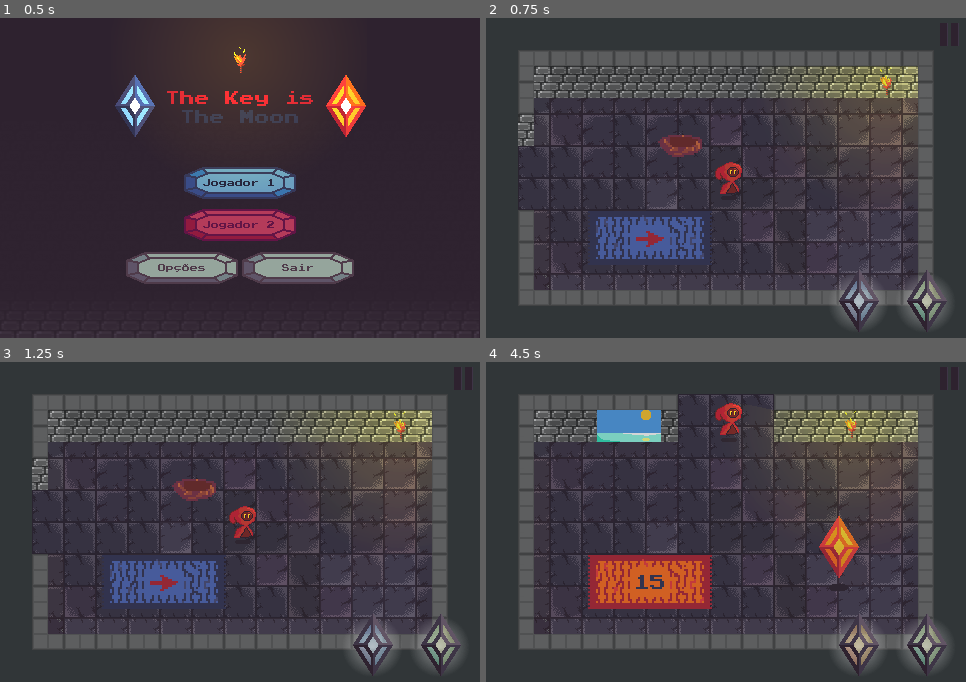
Above: before the commit, frames 1-4 (two rows, left to right).
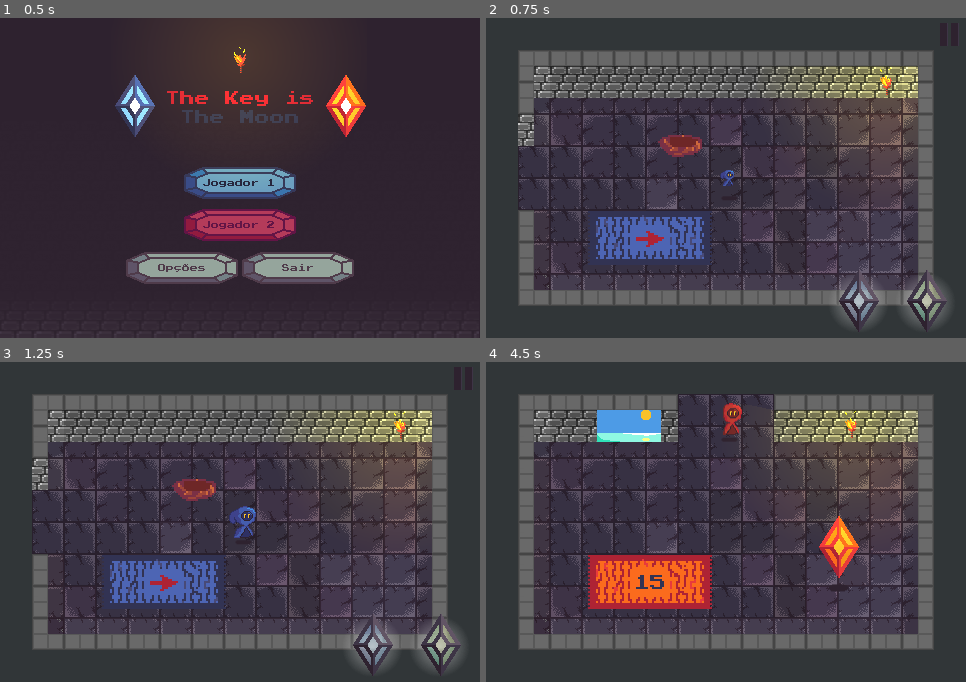
Above: after the commit, the same moments.

Repository: FelipePM01/Labirinto
Game: Godot game, scene res://Menu/MainMenu.tscn
Same seed, same stepped clock (60 frames per second), same inputs: the game is played once before the commit and once after it.
Inputs (mouse positions are in pixels of both pictures, inside the frame that each line leads up to):
- Up to frame 1 (0.5 s): no input
- Up to frame 2 (0.75 s): click (726, 184) at 0.5 s
- Up to frame 3 (1.25 s): no input
- Up to frame 4 (4.5 s): click (951, 378) at 1.25 s; click (726, 528) at 2 s; click (726, 573) at 2.75 s; move the mouse to (726, 630) at 3.52 s; click (726, 630) at 3.67 s; move the mouse to (630, 538) at 4.27 s; click (630, 538) at 4.42 s

Frame 1 is identical in both runs. In frame 2, 3.3% of the frame differs, in the area x 6-90%, y 15-76%; in frame 3, 3.2%; in frame 4, 8.6%, in the area x 10-97%, y 13-96%.

Commit message:
moonlight sonata, moar player animations

Diff:
--- a/Godot/Game/Game.gd
+++ b/Godot/Game/Game.gd
@@ -10,6 +10,7 @@
 
 var current_room = 1
 var current_room_scene = null
+var current_player_instance = null
 
 export(Array, Texture) var rugs
 export(Array, PackedScene) var rooms
@@ -17,6 +18,7 @@
 
 
 func _ready():
+	$Audio.play_music()
 	if Global.jogador == 1:
 		change_room(2, NOTHING)
 	else:
@@ -97,6 +99,10 @@
 
 
 func _on_UI_crystal_pressed(crystal_type):
+	current_player_instance.teleport(crystal_type)
+
+
+func teleport(crystal_type):
 	var next_room = null
 	if crystal_type == 'main':
 		if Global.jogador == 1:
@@ -107,3 +113,8 @@
 		next_room = green_power(current_room)
 
 	change_room(next_room, NOTHING)
+
+
+func setup_player(player):
+	current_player_instance = player
+	player.connect('teleport', self, 'teleport')
--- a/Godot/Game/Game.tscn
+++ b/Godot/Game/Game.tscn
@@ -1,7 +1,8 @@
-[gd_scene load_steps=33 format=2]
+[gd_scene load_steps=35 format=2]
 
 [ext_resource path="res://UI/UI.tscn" type="PackedScene" id=1]
 [ext_resource path="res://Game/Game.gd" type="Script" id=2]
+[ext_resource path="res://Assets/Music/Fantasia_in_F_minor_by_Franz_Schubert,_D.940_(Op._posth._103).ogg" type="AudioStream" id=3]
 [ext_resource path="res://Game/Rooms/Sala1.tscn" type="PackedScene" id=4]
 [ext_resource path="res://Assets/Sprites/Rugs/RugDown.png" type="Texture" id=5]
 [ext_resource path="res://Assets/Sprites/Rugs/RugLeft.png" type="Texture" id=6]
@@ -32,6 +33,7 @@
 [ext_resource path="res://Game/Rooms/Sala20.tscn" type="PackedScene" id=31]
 [ext_resource path="res://Game/Rooms/Sala25.tscn" type="PackedScene" id=32]
 [ext_resource path="res://Game/Rooms/Sala9.tscn" type="PackedScene" id=33]
+[ext_resource path="res://Audio/Audio.tscn" type="PackedScene" id=34]
 
 [node name="Game" type="Node2D"]
 script = ExtResource( 2 )
@@ -69,4 +71,8 @@
 [node name="UI" parent="Canvas" instance=ExtResource( 1 )]
 mouse_filter = 2
 
+[node name="Audio" parent="." instance=ExtResource( 34 )]
+stream = ExtResource( 3 )
+is_music = true
+
 [connection signal="crystal_pressed" from="Canvas/UI" to="." method="_on_UI_crystal_pressed"]
--- a/Godot/Game/Player.gd
+++ b/Godot/Game/Player.gd
@@ -1,6 +1,80 @@
 extends Node2D
 
+enum{LEFT = 0, RIGHT, UP, DOWN, NOTHING}
+export(Array, Texture) var idle
+export(Array, Texture) var horizontal
+export(Array, Texture) var front
+export(Array, Texture) var back
+export(Array, Texture) var particle
+export(Texture) var extra_particle
+var frame_count = 4
+var crystal_type = 'main'
+var fading = false
 onready var player_sprite = $Hovering/Sprite
 
+signal teleport
+
+func _ready():
+	set_idle()
+
+
+func set_idle():
+	$Hovering/Sprite.hframes = 2
+	$Hovering/Timer.wait_time = 1
+	$Hovering/Sprite.texture = idle[Global.jogador - 1]
+	frame_count = 4
+
+
+func set_moving(direction):
+	$Hovering/Timer.wait_time = 0.5
+	frame_count = 3
+
+	match(direction):
+		LEFT:
+			frame_count = 3
+			scale.x = -1
+			$Hovering/Sprite.hframes = 2
+			$Hovering/Sprite.texture = horizontal[Global.jogador - 1]
+		RIGHT:
+			frame_count = 3
+			scale.x = 1
+			$Hovering/Sprite.hframes = 2
+			$Hovering/Sprite.texture = horizontal[Global.jogador - 1]
+		DOWN:
+			frame_count = 2
+			$Hovering/Sprite.hframes = 1
+			$Hovering/Sprite.texture = front[Global.jogador - 1]
+		UP:
+			frame_count = 2
+			$Hovering/Sprite.hframes = 1
+			$Hovering/Sprite.texture = back[Global.jogador - 1]
+		NOTHING:
+			$Hovering/Sprite.hframes = 2
+
+
+func teleport(crystal_type):
+	self.crystal_type = crystal_type
+	if crystal_type == 'main':
+		$Particles.texture = particle[Global.jogador - 1]
+	else:
+		$Particles.texture = extra_particle
+
+	$Particles.emitting = true
+	$Hovering/Timer.stop()
+	$Tween.interpolate_property($Hovering/Sprite, 'scale', Vector2(1, 1), Vector2(0, 0), 0.35)
+	$Tween.start()
+	fading = true
+
+
+func reappear():
+	$Tween.interpolate_property($Hovering/Sprite, 'scale', Vector2(0, 0), Vector2(1, 1), 0.35)
+	$Tween.start()
+
+
 func _on_Timer_timeout():
-	player_sprite.frame = (player_sprite.frame + 1) % (player_sprite.hframes * player_sprite.vframes)
+	player_sprite.frame = (player_sprite.frame + 1) % frame_count
+
+
+func _on_Tween_tween_completed(_object, _key):
+	if fading:
+		emit_signal("teleport", crystal_type)
--- a/Godot/Game/Player.tscn
+++ b/Godot/Game/Player.tscn
@@ -1,13 +1,29 @@
-[gd_scene load_steps=6 format=2]
+[gd_scene load_steps=16 format=2]
 
 [ext_resource path="res://Assets/Sprites/Player/RedPlayer3.png" type="Texture" id=1]
 [ext_resource path="res://Game/Player.gd" type="Script" id=2]
 [ext_resource path="res://Game/Objects/Planet.gd" type="Script" id=3]
 [ext_resource path="res://Assets/Sprites/Objects/Planets/shadow1.png" type="Texture" id=4]
+[ext_resource path="res://Assets/Sprites/Player/particulacristal2.png" type="Texture" id=5]
 [ext_resource path="res://Assets/Sprites/Objects/Planets/shadow0.png" type="Texture" id=6]
+[ext_resource path="res://Assets/Sprites/Player/particulacristal1.png" type="Texture" id=7]
+[ext_resource path="res://Assets/Sprites/Player/BluePlayer.png" type="Texture" id=8]
+[ext_resource path="res://Assets/Sprites/Player/RedPlayerMove.png" type="Texture" id=9]
+[ext_resource path="res://Assets/Sprites/Player/BluePlayerMove.png" type="Texture" id=10]
+[ext_resource path="res://Assets/Sprites/Player/particulacristal3.png" type="Texture" id=11]
+[ext_resource path="res://Assets/Sprites/Player/BluePlayerBack.png" type="Texture" id=12]
+[ext_resource path="res://Assets/Sprites/Player/BluePlayerFront.png" type="Texture" id=13]
+[ext_resource path="res://Assets/Sprites/Player/RedPlayerFront.png" type="Texture" id=14]
+[ext_resource path="res://Assets/Sprites/Player/RedPlayerBack.png" type="Texture" id=15]
 
 [node name="Player" type="Node2D"]
 script = ExtResource( 2 )
+idle = [ ExtResource( 8 ), ExtResource( 1 ) ]
+horizontal = [ ExtResource( 10 ), ExtResource( 9 ) ]
+front = [ ExtResource( 13 ), ExtResource( 14 ) ]
+back = [ ExtResource( 12 ), ExtResource( 15 ) ]
+particle = [ ExtResource( 7 ), ExtResource( 5 ) ]
+extra_particle = ExtResource( 11 )
 
 [node name="Hovering" type="Node2D" parent="."]
 script = ExtResource( 3 )
@@ -30,5 +46,24 @@
 wait_time = 2.0
 autostart = true
 
+[node name="Particles" type="CPUParticles2D" parent="."]
+z_index = 2
+emitting = false
+amount = 60
+lifetime = 0.5
+one_shot = true
+texture = ExtResource( 7 )
+emission_shape = 1
+emission_sphere_radius = 1.36
+spread = 180.0
+gravity = Vector2( 0, 0 )
+initial_velocity = 120.0
+initial_velocity_random = 0.13
+angular_velocity = 200.0
+angular_velocity_random = 0.5
+
+[node name="Tween" type="Tween" parent="."]
+
 [connection signal="timeout" from="Hovering/Timer" to="Hovering" method="_on_Timer_timeout"]
 [connection signal="timeout" from="Timer" to="." method="_on_Timer_timeout"]
+[connection signal="tween_completed" from="Tween" to="." method="_on_Tween_tween_completed"]
--- a/Godot/Game/Templates/SalaTemplate.gd
+++ b/Godot/Game/Templates/SalaTemplate.gd
@@ -24,11 +24,16 @@
 	player = player_prefab.instance()
 	add_child(player)
 	move_child(player, get_child_count()-1)
+	game.setup_player(player)
 
+	player.set_moving(opposite_direction[entrance_direction])
 	$Tween.stop_all()
 	$Tween.interpolate_property(player, "position", positions[entrance_direction],
 								positions[NOTHING], TIME_TO_MOVE)
 	$Tween.start()
+
+	if entrance_direction == NOTHING:
+		player.reappear()
 
 
 func move_to_door(direction):
@@ -39,6 +44,7 @@
 	AudioManager.play()
 
 	# Player move
+	player.set_moving(direction)
 	$Tween.stop_all()
 	$Tween.interpolate_property(player, "position", player.position, positions[direction], TIME_TO_MOVE)
 	$Tween.start()
@@ -65,6 +71,7 @@
 
 
 func tween_completed(object, key):
+	player.set_idle()
 	if queued_direction == null:
 		return
 	game.change_room(game.arrow_to_room(queued_direction, id), opposite_direction[queued_direction])
--- a/Godot/Game/Templates/TilesetShadow.tres
+++ b/Godot/Game/Templates/TilesetShadow.tres
@@ -43,25 +43,25 @@
 [ext_resource path="res://Assets/Sprites/Tiles/tile_26.png" type="Texture" id=41]
 [ext_resource path="res://Assets/Sprites/Tiles/tile_22.png" type="Texture" id=42]
 
+[sub_resource type="OccluderPolygon2D" id=1]
+polygon = PoolVector2Array( 16.4569, 32, 0.046936, 32, 0.046936, 0, 16.4569, 0 )
+
+[sub_resource type="OccluderPolygon2D" id=2]
+polygon = PoolVector2Array( 32, 32, 15.815, 32, 15.815, 0, 32, 0 )
+
+[sub_resource type="OccluderPolygon2D" id=3]
+polygon = PoolVector2Array( 32, 15.9842, 0, 16.1188, 0, 1, 32, 1 )
+
+[sub_resource type="OccluderPolygon2D" id=4]
+polygon = PoolVector2Array( 32, 15.7871, 0.046936, 15.4522, 0, 0.046936, 32, 0.046936 )
+
+[sub_resource type="OccluderPolygon2D" id=5]
+polygon = PoolVector2Array( 0, 0, 0.046936, 0, 0, 16.0203, 15.9082, 16.1325, 15.796, 32, 32, 32, 31.7953, 0.046936 )
+
 [sub_resource type="OccluderPolygon2D" id=6]
-polygon = PoolVector2Array( 16.4569, 32, 0.046936, 32, 0.046936, 0, 16.4569, 0 )
-
-[sub_resource type="OccluderPolygon2D" id=9]
-polygon = PoolVector2Array( 32, 32, 15.815, 32, 15.815, 0, 32, 0 )
-
-[sub_resource type="OccluderPolygon2D" id=2]
-polygon = PoolVector2Array( 32, 15.9842, 0, 16.1188, 0, 1, 32, 1 )
-
-[sub_resource type="OccluderPolygon2D" id=3]
-polygon = PoolVector2Array( 32, 15.7871, 0.046936, 15.4522, 0, 0.046936, 32, 0.046936 )
+polygon = PoolVector2Array( 0.127319, 0.127319, 2.05634, 1.09183, 31.4738, 0, 32, 16.0417, 16.0417, 16.5239, 16.0417, 30.9915, 0, 31.4738 )
 
 [sub_resource type="OccluderPolygon2D" id=7]
-polygon = PoolVector2Array( 0, 0, 0.046936, 0, 0, 16.0203, 15.9082, 16.1325, 15.796, 32, 32, 32, 31.7953, 0.046936 )
-
-[sub_resource type="OccluderPolygon2D" id=4]
-polygon = PoolVector2Array( 0.127319, 0.127319, 2.05634, 1.09183, 31.4738, 0, 32, 16.0417, 16.0417, 16.5239, 16.0417, 30.9915, 0, 31.4738 )
-
-[sub_resource type="OccluderPolygon2D" id=5]
 polygon = PoolVector2Array( 16.4569, 32, 0, 32, 0, 0, 16.4569, 0 )
 
 [sub_resource type="OccluderPolygon2D" id=8]
--- a/Godot/Menu/MainMenu.gd
+++ b/Godot/Menu/MainMenu.gd
@@ -2,7 +2,7 @@
 
 # Called when the node enters the scene tree for the first time.
 func _ready():
-	$Music.play()
+	$Music.play_music()
 
 func _on_Jogador1_button_up():
 	Global.jogador = 1
--- a/Godot/Menu/MainMenu.tscn
+++ b/Godot/Menu/MainMenu.tscn
@@ -19,7 +19,7 @@
 [ext_resource path="res://Audio/Audio.tscn" type="PackedScene" id=17]
 [ext_resource path="res://Assets/Sounds/Stone-1.ogg" type="AudioStream" id=18]
 [ext_resource path="res://Assets/Sounds/Stone-2.ogg" type="AudioStream" id=19]
-[ext_resource path="res://Assets/Music/Fantasia_in_F_minor_by_Franz_Schubert,_D.940_(Op._posth._103).ogg" type="AudioStream" id=20]
+[ext_resource path="res://Assets/Music/Moonlight Sonata Adagio Sostenuto.ogg" type="AudioStream" id=20]
 [ext_resource path="res://Assets/Sprites/Menu/CristalOpcoes.png" type="Texture" id=21]
 [ext_resource path="res://Assets/Sprites/Menu/background.png" type="Texture" id=22]
 
--- a/Godot/UI/UI.tscn
+++ b/Godot/UI/UI.tscn
@@ -247,24 +247,28 @@
 
 [node name="Creditos" type="Label" parent="AnimationPlayer"]
 margin_left = 5.0
-margin_top = 335.258
+margin_top = 335.0
 margin_right = 481.0
-margin_bottom = 654.258
+margin_bottom = 969.0
 mouse_filter = 1
 custom_fonts/font = SubResource( 6 )
 text = "CRÉDITOS
 
-Danilo Isamu:
+Danilo Isamu
+ (MisterProject):
 Level Design, Programação, Arte
 
-Felipe:
+Felipe Pacheco Manoel (MrColorHD):
 Programação, Arte
 
-Tiago:
+Nostress767:
 Arte
 
-Mozart:
-Amém"
+Ludwig Van Beethoven:
+Moonlight Sonata
+
+Franz Schubert:
+Fantasia em F menor"
 align = 1
 autowrap = true
 __meta__ = {
Not shown, changed: Godot/.mono/metadata/ide_messaging_meta.txt
Not shown, added: Godot/Assets/Music/Moonlight Sonata Adagio Sostenuto.ogg.import
Binary file added: Godot/Assets/Sprites/Player/BluePlayerBack.png
Not shown, changed: Godot/Assets/Sprites/Player/BluePlayerBack.png.import
Binary file added: Godot/Assets/Sprites/Player/BluePlayerFront.png
Not shown, changed: Godot/Assets/Sprites/Player/BluePlayerFront.png.import
Binary file added: Godot/Assets/Sprites/Player/BluePlayerMove.png
Not shown, changed: Godot/Assets/Sprites/Player/BluePlayerMove.png.import
Binary file added: Godot/Assets/Sprites/Player/RedPlayerBack.png
Not shown, changed: Godot/Assets/Sprites/Player/RedPlayerBack.png.import
Binary file added: Godot/Assets/Sprites/Player/RedPlayerFront.png
Not shown, changed: Godot/Assets/Sprites/Player/RedPlayerFront.png.import
(and 4 more such lines)
